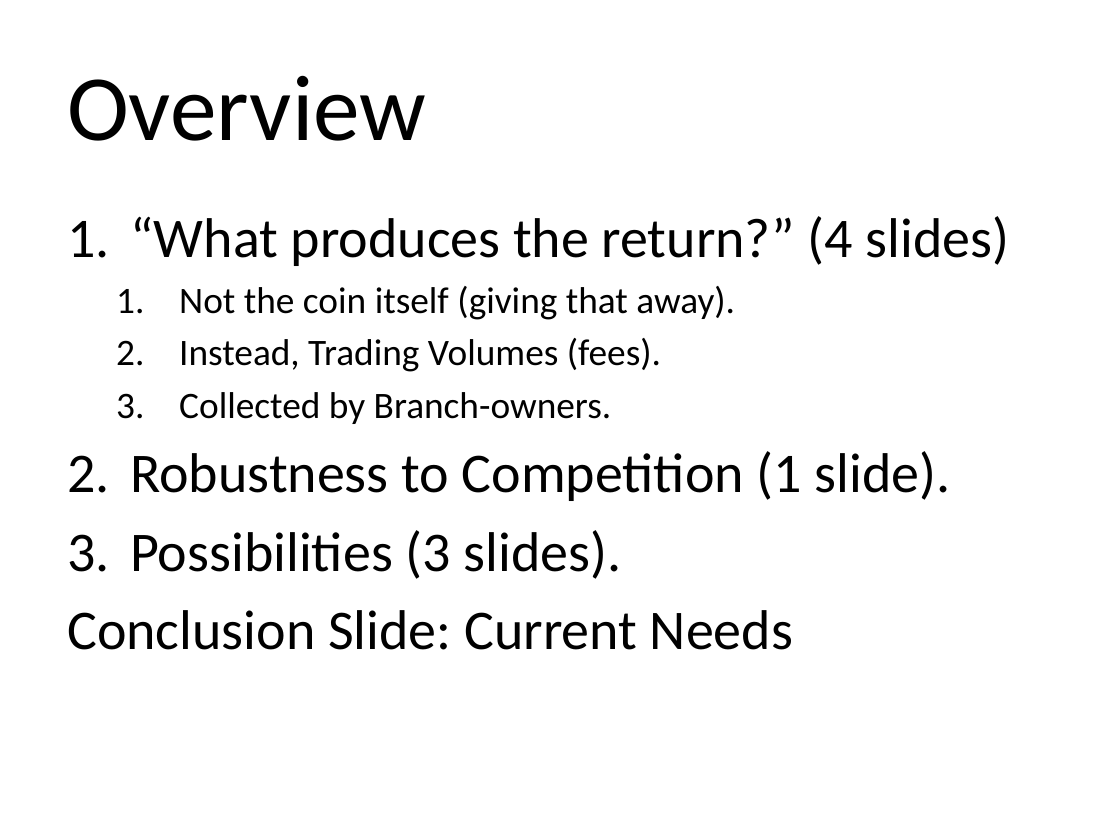
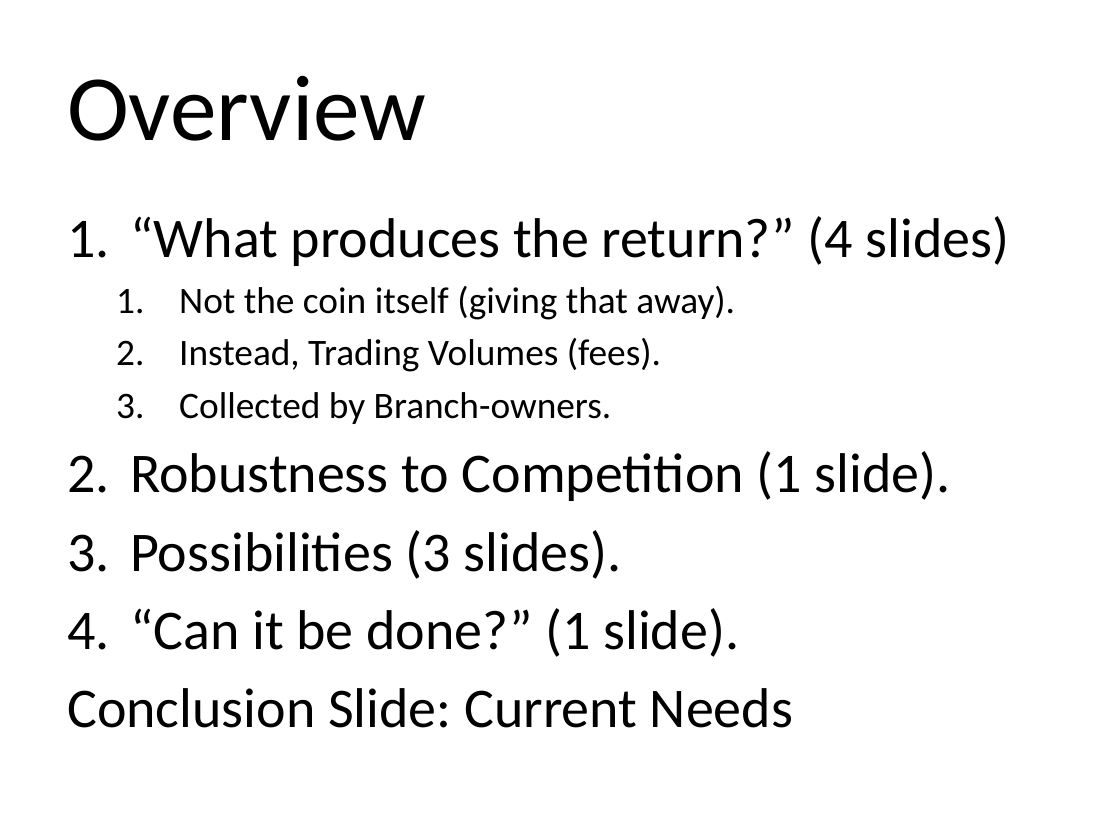
Before and after one commit to psztorc/Truthcoin, a slide deck: slide 3 of docs/TruthcoinValuable.pptx. Drawn at 1120x840 pixels with LibreOffice and Linux fonts; fonts in the diff are those of the drawing. Boxes give left, top, right and bottom in pixels: in the first picture for what was removed or moved away, otherwise in the second. Text is boxed around its words. In the diff, an @@ line names an element or a change of style, - is before the commit and + after.

```diff
--- a/docs/TruthcoinValuable.pptx
+++ b/docs/TruthcoinValuable.pptx
@@ text at <box>130,608,739,657</box>: paragraph added @@
+4. “Can it be done?” (1 slide).
```
Also in this commit, not shown: 6 other slides changed, 1 slide added, 1 other file.
